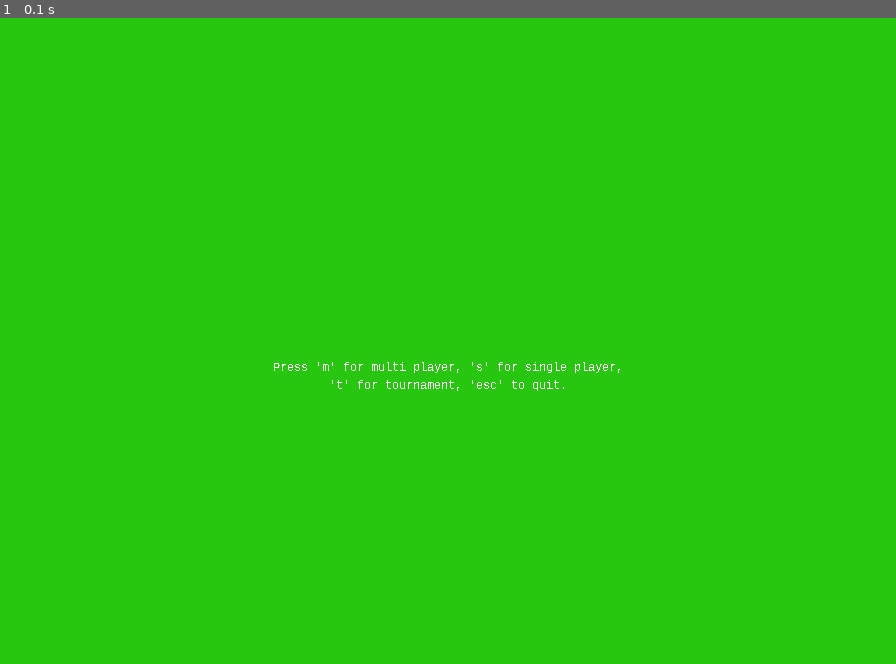
Above: before the commit, frame 1.
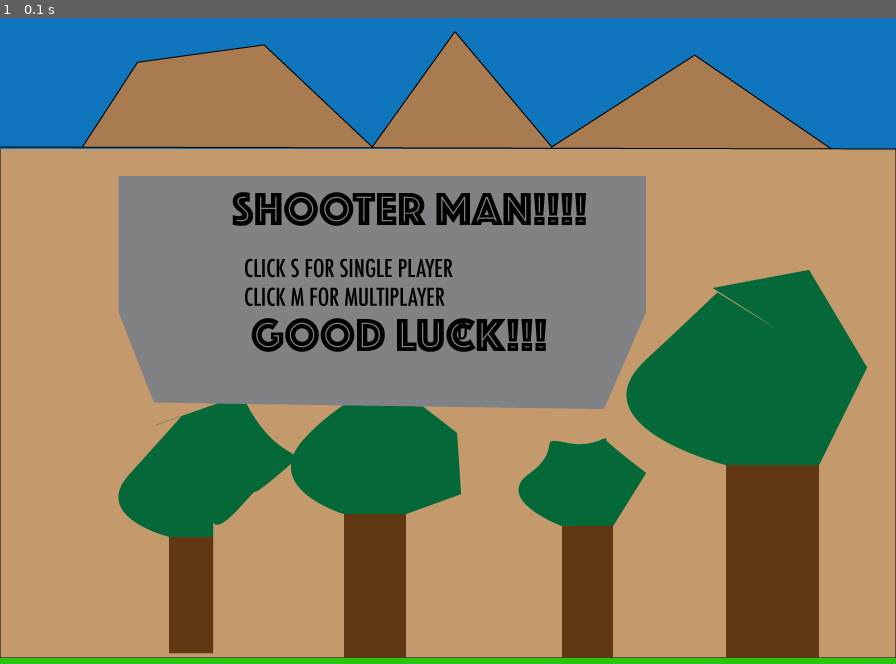
Above: after the commit, the same moment.

Repository: TheCodeChangers/rookie-kit-2015
Game: pygame game, started from client_pygame/main.py
Two runs of this game, one before a commit and one after it. Both use one fixed random seed, a clock stepped at 60 frames per second and the inputs below. The source is Python 2; it was converted automatically to run under Python 3.
Inputs:
- Up to frame 1 (0.1 s): no input

The runs differ from the first frame. In frame 1, 99% of the frame differs, in the area x 0-100%, y 0-100%.

Commit message:
Title Page

Diff:
--- a/client_pygame/display/display.py
+++ b/client_pygame/display/display.py
@@ -122,6 +122,10 @@
         self.draw_text_center(surface, s, self.text_color,
                               self.width/2, self.height/2 + 3*self.font_size/2,
                               self.font)
+        file_path = os.path.join('display', 'images', 'TitlePage.png')
+        image = pygame.image.load(file_path)
+        surface.blit(image, rect)
+
         return
 
     def paint_waiting_for_game(self, surface, engine, control):
Binary file added: client_pygame/display/images/TitlePage.png
